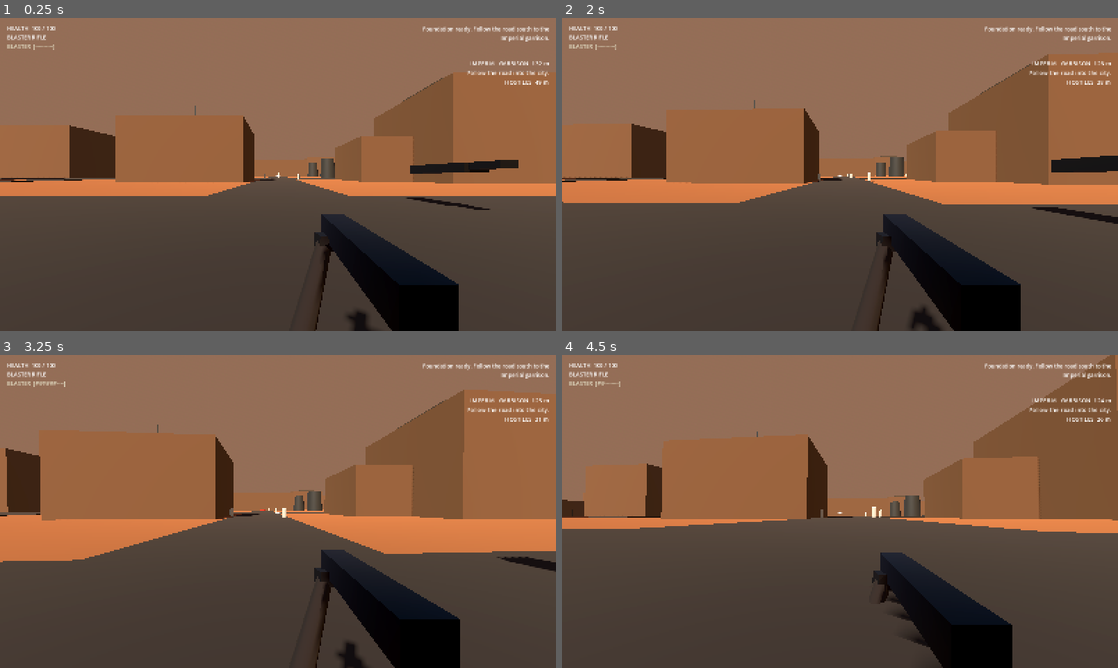
Above: before the commit, frames 1-4 (two rows, left to right).
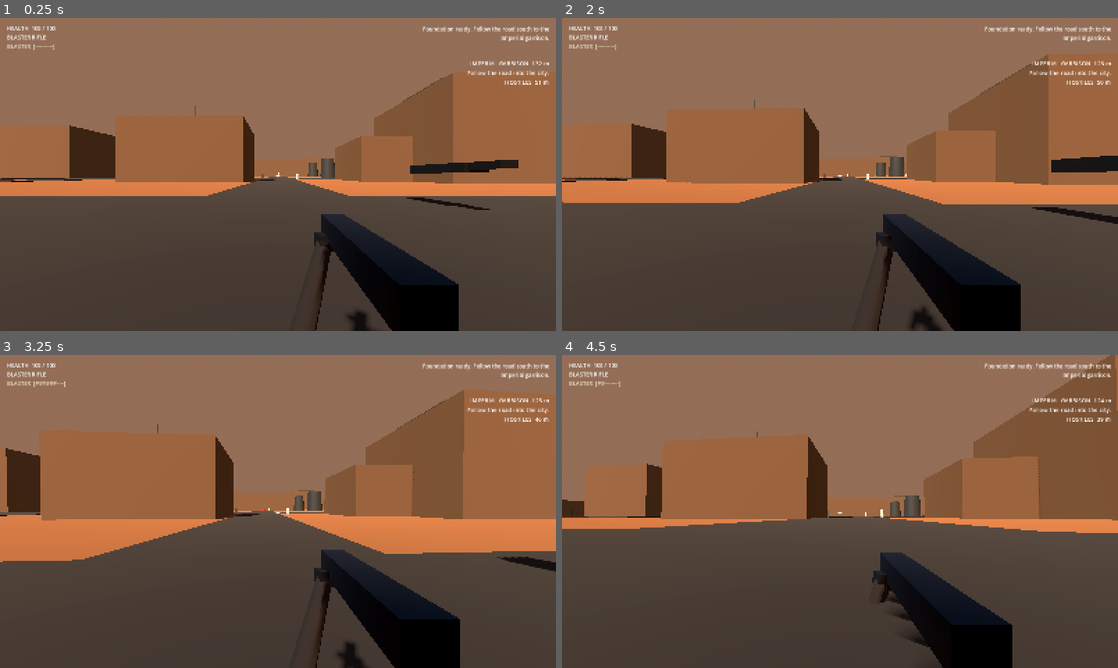
Above: after the commit, the same moments.

Repository: Deputy1389/far-horizon
Game: Godot game, scene res://game/scenes/main.tscn
The game is run twice, just before and just after one commit, with the same random seed, the same clock (stepped at 60 frames per second) and the same inputs.
Inputs (mouse positions are in pixels of both pictures, inside the frame that each line leads up to):
- Up to frame 1 (0.25 s): no input
- Up to frame 2 (2 s): tap Enter at 0.5 s; move the mouse to (867, 174) at 0.52 s; hold Right mouse button (aim) 0.53-1.28 s; hold W (move_forward) from 0.53 s (still down); click (867, 174) at 0.67 s; tap Space (jump) at 0.77, 1.52 s; move the mouse to (812, 174) at 1.27 s; tap C (crouch) at 1.35 s
- Up to frame 3 (3.25 s): keep holding W (move_forward); move the mouse to (289, 505) at 2.02 s; press the mouse at (289, 505) at 2.03 s; move the mouse to (272, 517) at 2.77 s; release the mouse at (272, 517) at 2.78 s; tap E (interact) at 2.85 s; click (272, 517) at 2.92 s; tap Space (jump) at 3.02 s
- Up to frame 4 (4.5 s): keep holding W (move_forward); move the mouse to (878, 514) at 3.52 s; tap Z (prone) at 3.6 s; tap Space (jump) at 3.77 s; move the mouse to (795, 508) at 4.27 s; tap Shift (sprint) at 4.35 s

The runs differ from the first frame. In frame 1, less than 0.1% of the frame differs, in the area x 47-98%, y 20-52%; in frame 2, less than 0.1%; in frame 3, less than 0.1%, in the area x 41-98%, y 20-52%; in frame 4, less than 0.1%.

Commit message:
combat: reduce simultaneous Imperial presence to readable squads

Diff:
--- a/game/scripts/main.gd
+++ b/game/scripts/main.gd
@@ -174,7 +174,7 @@
 
 func _spawn_enemies() -> void:
 	var positions := city.combat_spawns
-	for index in range(min(positions.size(), 4)):
+	for index in range(min(positions.size(), 3)):
 		var squad_id := "garrison_a" if index < 4 else "garrison_b"
 		_spawn_enemy(positions[index], squad_id)
 
@@ -187,8 +187,8 @@
 	if forward.length_squared() > 1.0:
 		forward = forward.normalized()
 		var side := Vector3.UP.cross(forward).normalized()
-		var distances := [48.0, 58.0, 68.0]
-		var lateral := [-5.0, 4.0, 0.0]
+		var distances := [50.0, 62.0]
+		var lateral := [-5.0, 5.0]
 		for index in range(distances.size()):
 			var patrol_distance: float = float(distances[index])
 			var lateral_offset: float = float(lateral[index])
